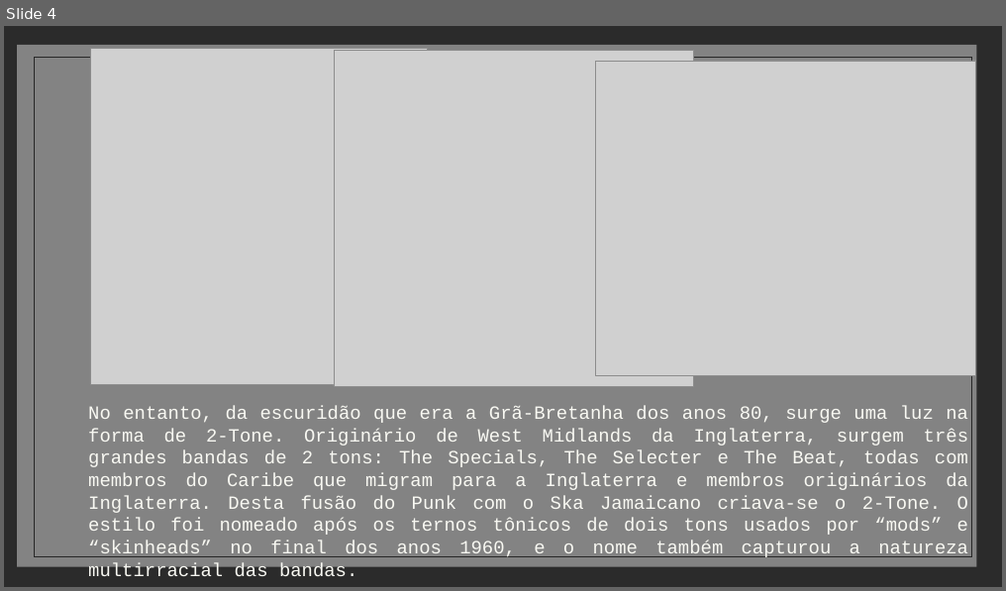
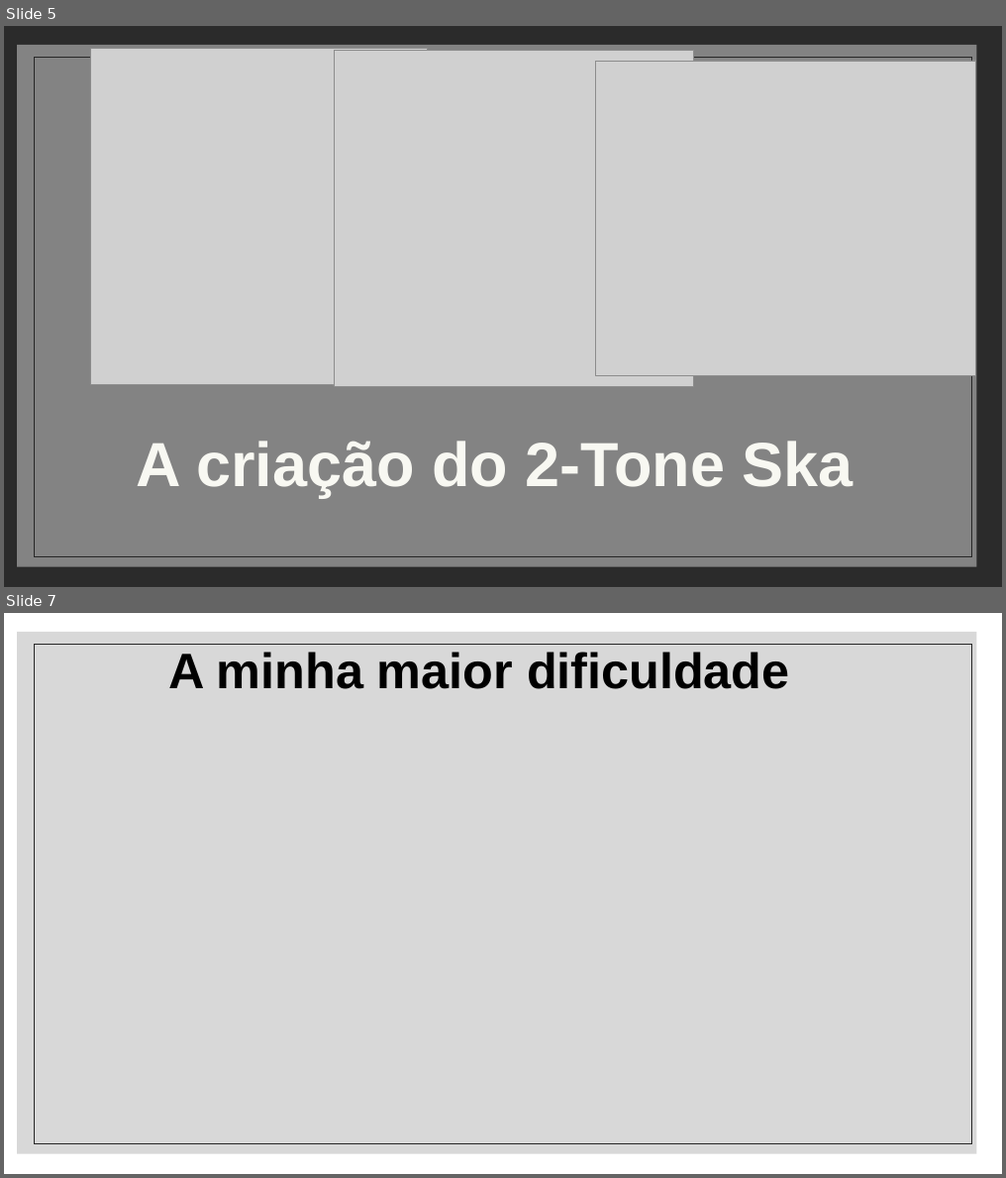
Before and after one commit to william-kokubun/projeto_individual, a slide deck: P.I/A HISTÓRIA DO 2-TONE SKA.pptx. Shown one above the other, each under a label of ours: slide 4 before the commit, slides 5 and 7 after it; the slides between them are not shown. The pictures are 1006x591 and 1006x1178 pixels, drawn with LibreOffice and Linux fonts; fonts in the diff are those of the drawing; grey boxes stand for pictures; background and template pictures are left out; a plain dark background stands for a picture behind light text. Boxes give left, top, right and bottom in pixels: in the first picture for what was removed or moved away, otherwise in the second. Text is boxed around its words. In the diff, an @@ line names an element or a change of style, - is before the commit and + after.

Commit message:
atualizei o powerpoint para ser mais claro e simplificado

```diff
--- a/P.I/A HISTÓRIA DO 2-TONE SKA.pptx
+++ b/P.I/A HISTÓRIA DO 2-TONE SKA.pptx
@@ slide 7 added at box(4, 613, 1002, 1174), background picture (left out); not listed: 2 template elements that a slide beside it also shows @@
@@ text added at box(168, 652, 790, 689), 48 pt, text #000000, bold @@
+A minha maior dificuldade
@@ what was slide 4 is now slide 5 @@
@@ slide 5 changed as well @@
@@ text at box(136, 441, 853, 498): text changed; size 18 to 60 pt; font Courier New to Arial; bold on @@
-No entanto, da escuridão que era a Grã-Bretanha dos anos 80, surge uma luz na forma de 2-Tone. Originário de West Midlands da Inglaterra, surgem três grandes bandas de 2 tons: The Specials, The Selecter e The Beat, todas com membros do Caribe que migram para a Inglaterra e membros originários da Inglaterra. Desta fusão do Punk com o Ska Jamaicano criava-se o 2-Tone. O estilo foi nomeado após os ternos tônicos de dois tons usados por “mods” e “skinheads” no final dos anos 1960, e o nome também capturou a natureza multirracial das bandas.
+A criação do 2-Tone Ska
```
Also in this commit, not shown: 1 other slide changed, 7 other slides added, 3 slides removed.
